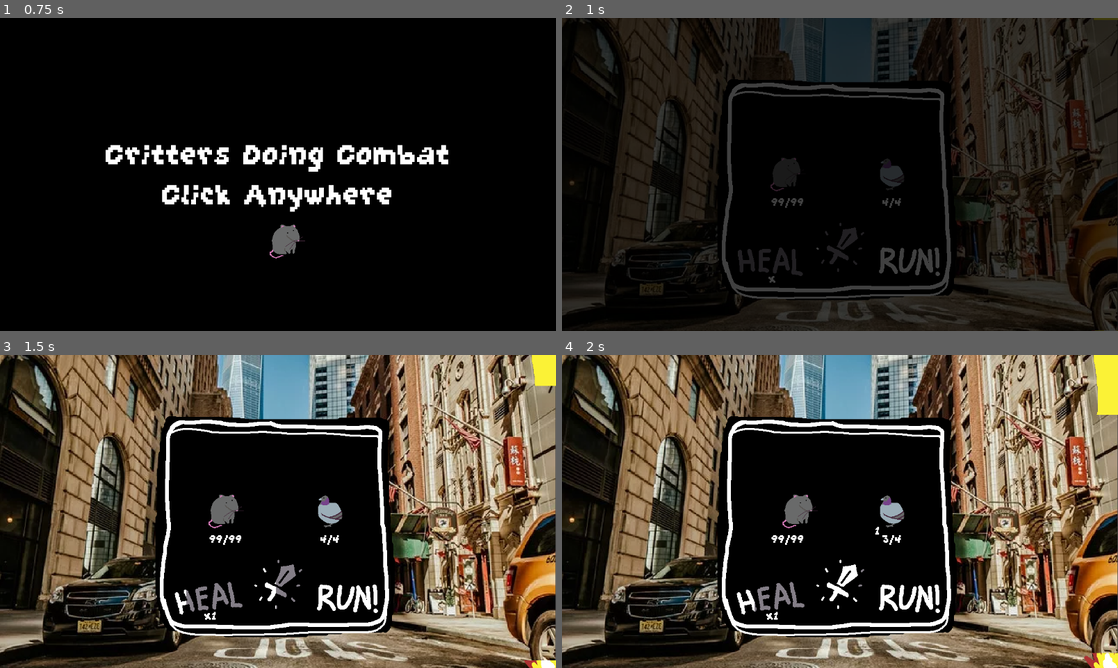
Above: before the commit, frames 1-4 (two rows, left to right).
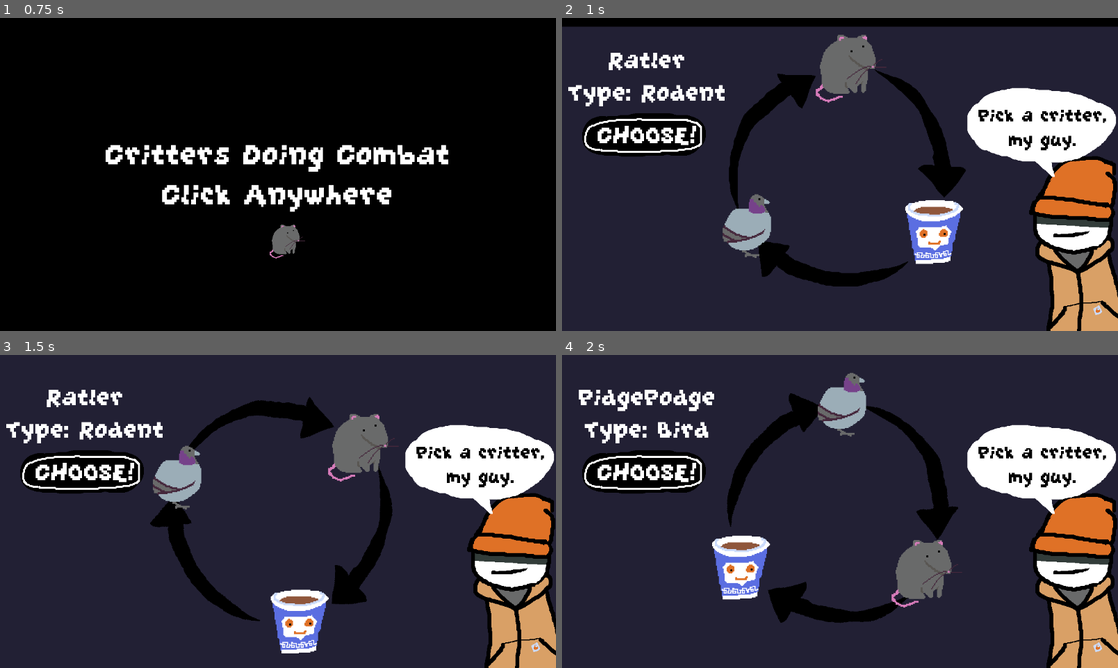
Above: after the commit, the same moments.

Repository: Stumpbeard/critters-doing-combat
Game: Godot game, scene res://game_shell.tscn
Same seed, same stepped clock (60 frames per second), same inputs: the game is played once before the commit and once after it.
Inputs (mouse positions are in pixels of both pictures, inside the frame that each line leads up to):
- Up to frame 1 (0.75 s): tap Enter at 0.5 s; move the mouse to (400, 158) at 0.52 s; click (400, 158) at 0.67 s
- Up to frame 2 (1 s): no input
- Up to frame 3 (1.5 s): tap Enter at 1.25 s; move the mouse to (211, 599) at 1.27 s; click (211, 599) at 1.42 s
- Up to frame 4 (2 s): no input

Frame 1 is identical in both runs. In frame 2, 82% of the frame differs, in the area x 0-100%, y 0-100%; in frame 3, 96%; in frame 4, 95%.

Commit message:
Create critter picker

Diff:
--- a/battle_box.gd
+++ b/battle_box.gd
@@ -5,6 +5,7 @@
 signal heal_used
 signal killed_boss
 
+@export var player_scene: PackedScene = preload("res://ratler.tscn")
 @export var enemy_scene: PackedScene = preload("res://pidge_podge.tscn")
 @export var boss_scene: PackedScene = preload("res://roachmeiser.tscn")
 
@@ -13,6 +14,7 @@
 var enemies_killed = {}
 var level_info = {"level": 1, "to_next_level": 1, "hp": 0, "strength": 0, "speed": 0, "kill_dollars": 0}
 var running_away
+var player
 
 var special_attack_readied = false
 
@@ -26,6 +28,7 @@
 	add_child(enemy)
 	enemy.connect("attacked", _on_attacked)
 	enemy.connect("enemy_died", _on_enemy_died)
+	player = player_scene.instantiate()
 
 
 func _on_enemy_died(critter_type, was_boss=false):
@@ -45,6 +48,10 @@
 			enemy_name = "Rat-O-Copter"
 		6:
 			enemy_name = "Baggo"
+		7:
+			enemy_name = "Mousle"
+		8:
+			enemy_name = "Coffeeny"
 	if enemy_name in enemies_killed:
 		enemies_killed[enemy_name] += 1
 	else:
--- /dev/null
+++ b/choose_critter_button.gd
@@ -0,0 +1,18 @@
+extends Area2D
+
+signal choose_critter_button_pressed
+
+
+
+func _on_mouse_entered():
+	$Sprite2D.rotation_degrees = -10
+
+
+func _on_mouse_exited():
+	$Sprite2D.rotation_degrees = 0
+
+
+func _on_input_event(_viewport, event, _shape_idx):
+	if event is InputEventMouseButton:
+		if !event.pressed && event.button_index == 1:
+			emit_signal("choose_critter_button_pressed")
--- /dev/null
+++ b/choose_critter_button.tscn
@@ -0,0 +1,22 @@
+[gd_scene load_steps=4 format=3 uid="uid://crcjwi7yays2c"]
+
+[ext_resource type="Script" path="res://choose_critter_button.gd" id="1_mxbk2"]
+[ext_resource type="Texture2D" uid="uid://dcaa2giaxtftn" path="res://choose-button.png" id="1_wxcgv"]
+
+[sub_resource type="CapsuleShape2D" id="CapsuleShape2D_ds080"]
+radius = 65.0
+height = 298.0
+
+[node name="ChooseCritterButton" type="Area2D"]
+script = ExtResource("1_mxbk2")
+
+[node name="Sprite2D" type="Sprite2D" parent="."]
+texture = ExtResource("1_wxcgv")
+
+[node name="CollisionShape2D" type="CollisionShape2D" parent="."]
+rotation = 1.5708
+shape = SubResource("CapsuleShape2D_ds080")
+
+[connection signal="input_event" from="." to="." method="_on_input_event"]
+[connection signal="mouse_entered" from="." to="." method="_on_mouse_entered"]
+[connection signal="mouse_exited" from="." to="." method="_on_mouse_exited"]
--- a/city_area.tscn
+++ b/city_area.tscn
@@ -1,11 +1,13 @@
-[gd_scene load_steps=4 format=3 uid="uid://bskdvt4sipe0v"]
+[gd_scene load_steps=5 format=3 uid="uid://bskdvt4sipe0v"]
 
 [ext_resource type="PackedScene" uid="uid://blbqohwbtfii1" path="res://game.tscn" id="1_di7p8"]
 [ext_resource type="Script" path="res://city_area.gd" id="2_dd77r"]
+[ext_resource type="PackedScene" uid="uid://cna3iqsht4uxl" path="res://mousle.tscn" id="3_0ucmb"]
 [ext_resource type="PackedScene" uid="uid://bdgln3d0y1rt8" path="res://rat_o_copter.tscn" id="3_148xa"]
 
 [node name="CityArea" instance=ExtResource("1_di7p8")]
 script = ExtResource("2_dd77r")
 
 [node name="BattleBox" parent="." index="1"]
+enemy_scene = ExtResource("3_0ucmb")
 boss_scene = ExtResource("3_148xa")
--- /dev/null
+++ b/coffeeny.tscn
@@ -0,0 +1,9 @@
+[gd_scene load_steps=3 format=3 uid="uid://b3qpavrhpgcak"]
+
+[ext_resource type="PackedScene" uid="uid://bh2n0m85774ex" path="res://critter.tscn" id="1_5tgg8"]
+[ext_resource type="Texture2D" uid="uid://5p5smus6yekq" path="res://coffeeny.png" id="2_avc7v"]
+
+[node name="Coffeeny" instance=ExtResource("1_5tgg8")]
+texture = ExtResource("2_avc7v")
+critter_type = 8
+status_types = Array[int]([1])
--- a/critter.gd
+++ b/critter.gd
@@ -4,7 +4,7 @@
 signal hero_died
 signal enemy_died
 
-enum Critters { RATLER, PIDGE_PODGE, PIZZALING, GULLMEYER, ROACHMEISER, RATOCOPTER, BAGGO }
+enum Critters { RATLER, PIDGE_PODGE, PIZZALING, GULLMEYER, ROACHMEISER, RATOCOPTER, BAGGO, MOUSLE, COFFEENY }
 enum Types { RODENT, TRASH, BIRD, HOLY, DEVIL }
 
 @export var is_villain = false
--- /dev/null
+++ b/critter_pick.gd
@@ -0,0 +1,110 @@
+extends Control
+
+signal critter_chosen
+
+enum {RATLER, COFFEENY, PIDGEPODGE}
+
+var spinning = false
+
+var top_critter_tween
+
+func set_spinning(val):
+	spinning = val
+
+
+func find_top_critter():
+	if $Wheel/RatlerSelect.global_position.y < 120:
+		$ChosenText.text = "Ratler\nType: Rodent"
+		return $Wheel/RatlerSelect/Sprite2D
+	if $Wheel/CoffeenySelect.global_position.y < 120:
+		$ChosenText.text = "Coffeeny\nType: Trash"
+		return $Wheel/CoffeenySelect/Sprite2D
+	if $Wheel/PidgePodgeSelect.global_position.y < 120:
+		$ChosenText.text = "PidgePodge\nType: Bird"
+		return $Wheel/PidgePodgeSelect/Sprite2D
+
+
+func _physics_process(delta):
+	find_top_critter()
+	if spinning:
+		top_critter_tween.kill()
+		$Wheel/RatlerSelect/Sprite2D.offset.y = 0
+		$Wheel/CoffeenySelect/Sprite2D.offset.y = 0
+		$Wheel/PidgePodgeSelect/Sprite2D.offset.y = 0
+		return
+	if !top_critter_tween || !top_critter_tween.is_valid():
+		top_critter_tween = create_tween()
+		top_critter_tween.set_loops()
+		top_critter_tween.tween_property(find_top_critter(), "offset:y", -8, 0.05)
+		top_critter_tween.tween_property(find_top_critter(), "offset:y", 0, 0.05)
+		top_critter_tween.tween_interval(1.0)
+
+func spin_one():
+	spinning = true
+	var tween = create_tween()
+	tween.tween_property($Wheel, "rotation_degrees", $Wheel.rotation_degrees + 120, 0.3).set_trans(Tween.TRANS_QUAD).set_ease(Tween.EASE_OUT)
+	tween.parallel()
+	tween.tween_property($Wheel/RatlerSelect, "rotation_degrees", $Wheel/RatlerSelect.rotation_degrees - 120, 0.3).set_trans(Tween.TRANS_QUAD).set_ease(Tween.EASE_OUT)
+	tween.parallel()
+	tween.tween_property($Wheel/CoffeenySelect, "rotation_degrees", $Wheel/CoffeenySelect.rotation_degrees - 120, 0.3).set_trans(Tween.TRANS_QUAD).set_ease(Tween.EASE_OUT)
+	tween.parallel()
+	tween.tween_property($Wheel/PidgePodgeSelect, "rotation_degrees", $Wheel/PidgePodgeSelect.rotation_degrees - 120, 0.3).set_trans(Tween.TRANS_QUAD).set_ease(Tween.EASE_OUT)
+	tween.tween_callback(set_spinning.bind(false))
+
+func spin_two():
+	spinning = true
+	var tween = create_tween()
+	tween.tween_property($Wheel, "rotation_degrees", $Wheel.rotation_degrees + 240, 0.3).set_trans(Tween.TRANS_QUAD).set_ease(Tween.EASE_OUT)
+	tween.parallel()
+	tween.tween_property($Wheel/RatlerSelect, "rotation_degrees", $Wheel/RatlerSelect.rotation_degrees - 240, 0.3).set_trans(Tween.TRANS_QUAD).set_ease(Tween.EASE_OUT)
+	tween.parallel()
+	tween.tween_property($Wheel/CoffeenySelect, "rotation_degrees", $Wheel/CoffeenySelect.rotation_degrees - 240, 0.3).set_trans(Tween.TRANS_QUAD).set_ease(Tween.EASE_OUT)
+	tween.parallel()
+	tween.tween_property($Wheel/PidgePodgeSelect, "rotation_degrees", $Wheel/PidgePodgeSelect.rotation_degrees - 240, 0.3).set_trans(Tween.TRANS_QUAD).set_ease(Tween.EASE_OUT)
+	tween.tween_callback(set_spinning.bind(false))
+
+
+func _on_ratler_select_input_event(_viewport, event, _shape_idx):
+	if spinning:
+		return
+	if event is InputEventMouseButton:
+		if event.pressed && event.button_index == 1:
+			if $Wheel/RatlerSelect/Sprite2D.global_position.y < 120:
+				return
+			elif $Wheel/RatlerSelect/Sprite2D.global_position.x < 1152/2:
+				spin_one()
+			else:
+				spin_two()
+
+
+func _on_coffeeny_select_input_event(_viewport, event, _shape_idx):
+	if spinning:
+		return
+	if event is InputEventMouseButton:
+		if event.pressed && event.button_index == 1:
+			if $Wheel/CoffeenySelect/Sprite2D.global_position.y < 120:
+				return
+			elif $Wheel/CoffeenySelect/Sprite2D.global_position.x < 1152/2:
+				spin_one()
+			else:
+				spin_two()
+
+
+func _on_pidge_podge_select_input_event(_viewport, event, _shape_idx):
+	if spinning:
+		return
+	if event is InputEventMouseButton:
+		if event.pressed && event.button_index == 1:
+			if $Wheel/PidgePodgeSelect/Sprite2D.global_position.y < 120:
+				return
+			elif $Wheel/PidgePodgeSelect/Sprite2D.global_position.x < 1152/2:
+				spin_one()
+			else:
+				spin_two()
+
+
+func _on_choose_critter_button_choose_critter_button_pressed():
+	if spinning:
+		return
+	var critter = $ChosenText.text.split("\n")[0]
+	emit_signal("critter_chosen", critter)
--- /dev/null
+++ b/critter_pick.tscn
@@ -0,0 +1,128 @@
+[gd_scene load_steps=16 format=3 uid="uid://06mg60yat2qo"]
+
+[ext_resource type="Texture2D" uid="uid://ms8n1m4of7ro" path="res://professor.png" id="1_3qfef"]
+[ext_resource type="Script" path="res://critter_pick.gd" id="1_5ky12"]
+[ext_resource type="Texture2D" uid="uid://cog5hs7qip2gd" path="res://select-circle.png" id="2_658vn"]
+[ext_resource type="Texture2D" uid="uid://crjrunb50mql4" path="res://prof-speech-bubble.png" id="3_kh5mh"]
+[ext_resource type="Texture2D" uid="uid://c35vdosodfbcw" path="res://ratler.png" id="4_8jr6m"]
+[ext_resource type="PackedScene" uid="uid://gtxesqctsrwo" path="res://typing_text.tscn" id="4_m67vl"]
+[ext_resource type="FontFile" uid="uid://d2b1w5gku8n4v" path="res://GrapeSoda.ttf" id="5_0gi8d"]
+[ext_resource type="Texture2D" uid="uid://5p5smus6yekq" path="res://coffeeny.png" id="5_jg217"]
+[ext_resource type="Texture2D" uid="uid://dcib4rbcrshxd" path="res://pidgepodge.png" id="6_8uxen"]
+[ext_resource type="PackedScene" uid="uid://crcjwi7yays2c" path="res://choose_critter_button.tscn" id="10_wxd6a"]
+
+[sub_resource type="LabelSettings" id="LabelSettings_48t4x"]
+resource_local_to_scene = true
+font = ExtResource("5_0gi8d")
+font_size = 48
+font_color = Color(0, 0, 0, 1)
+
+[sub_resource type="CircleShape2D" id="CircleShape2D_ddqct"]
+radius = 93.0054
+
+[sub_resource type="CircleShape2D" id="CircleShape2D_0kfif"]
+radius = 97.0052
+
+[sub_resource type="CircleShape2D" id="CircleShape2D_xmagu"]
+radius = 91.0879
+
+[sub_resource type="LabelSettings" id="LabelSettings_mde8s"]
+resource_local_to_scene = true
+font = ExtResource("5_0gi8d")
+font_size = 64
+
+[node name="CritterPick" type="Control"]
+layout_mode = 3
+anchors_preset = 15
+anchor_right = 1.0
+anchor_bottom = 1.0
+grow_horizontal = 2
+grow_vertical = 2
+mouse_filter = 2
+script = ExtResource("1_5ky12")
+
+[node name="BG" type="ColorRect" parent="."]
+layout_mode = 1
+anchors_preset = 15
+anchor_right = 1.0
+anchor_bottom = 1.0
+grow_horizontal = 2
+grow_vertical = 2
+mouse_filter = 2
+color = Color(0.133333, 0.12549, 0.203922, 1)
+
+[node name="Professor" type="Sprite2D" parent="."]
+position = Vector2(1060, 467)
+texture = ExtResource("1_3qfef")
+
+[node name="Bubble" type="Sprite2D" parent="Professor"]
+position = Vector2(-66, -230)
+texture = ExtResource("3_kh5mh")
+
+[node name="TypingText" parent="Professor/Bubble" instance=ExtResource("4_m67vl")]
+offset_left = -131.0
+offset_top = -60.0
+offset_right = -172.0
+offset_bottom = -142.0
+text = "Pick a critter,
+my guy."
+label_settings = SubResource("LabelSettings_48t4x")
+text_size = 48
+text_color = Color(0, 0, 0, 1)
+
+[node name="Wheel" type="Sprite2D" parent="."]
+position = Vector2(576, 324)
+texture = ExtResource("2_658vn")
+
+[node name="RatlerSelect" type="Area2D" parent="Wheel"]
+position = Vector2(22, -219)
+
+[node name="Sprite2D" type="Sprite2D" parent="Wheel/RatlerSelect"]
+scale = Vector2(2, 2)
+texture = ExtResource("4_8jr6m")
+metadata/_edit_lock_ = true
+
+[node name="CollisionShape2D" type="CollisionShape2D" parent="Wheel/RatlerSelect"]
+shape = SubResource("CircleShape2D_ddqct")
+
+[node name="CoffeenySelect" type="Area2D" parent="Wheel"]
+position = Vector2(199, 117)
+
+[node name="Sprite2D" type="Sprite2D" parent="Wheel/CoffeenySelect"]
+scale = Vector2(2, 2)
+texture = ExtResource("5_jg217")
+metadata/_edit_lock_ = true
+
+[node name="CollisionShape2D" type="CollisionShape2D" parent="Wheel/CoffeenySelect"]
+shape = SubResource("CircleShape2D_0kfif")
+
+[node name="PidgePodgeSelect" type="Area2D" parent="Wheel"]
+position = Vector2(-193, 107)
+
+[node name="Sprite2D" type="Sprite2D" parent="Wheel/PidgePodgeSelect"]
+scale = Vector2(2, 2)
+texture = ExtResource("6_8uxen")
+metadata/_edit_lock_ = true
+
+[node name="CollisionShape2D" type="CollisionShape2D" parent="Wheel/PidgePodgeSelect"]
+shape = SubResource("CircleShape2D_xmagu")
+
+[node name="ChosenText" parent="." instance=ExtResource("4_m67vl")]
+layout_mode = 1
+offset_left = 13.0
+offset_top = 55.0
+offset_right = -811.0
+offset_bottom = -459.0
+text = "Ratler
+Type: Rodent"
+label_settings = SubResource("LabelSettings_mde8s")
+text_size = 64
+reveal = false
+
+[node name="ChooseCritterButton" parent="." instance=ExtResource("10_wxd6a")]
+position = Vector2(170, 242)
+
+[connection signal="input_event" from="Wheel/RatlerSelect" to="." method="_on_ratler_select_input_event"]
+[connection signal="input_event" from="Wheel/CoffeenySelect" to="." method="_on_coffeeny_select_input_event"]
+[connection signal="input_event" from="Wheel/PidgePodgeSelect" to="." method="_on_pidge_podge_select_input_event"]
+[connection signal="choose_critter_button_pressed" from="ChooseCritterButton" to="." method="_on_choose_critter_button_choose_critter_button_pressed"]
--- a/game_shell.gd
+++ b/game_shell.gd
@@ -18,17 +18,10 @@
 
 var level_up_info = {"level": 1, "to_next_level": 1, "hp": 0, "strength": 0, "speed": 0, "kill_dollars": 0}
 
+func _on_intro_screen_start_game():
+	var tween = create_tween()
+	tween.tween_property($IntroScreen, "position:y", -648, 0.3).set_ease(Tween.EASE_OUT).set_trans(Tween.TRANS_QUAD)
 
-func _on_intro_screen_start_game():
-	create_tween().tween_property($BlackFade, "color:a", 1.0, 0.2)
-	await get_tree().create_timer(0.2).timeout
-	var city_level = city_level_scene.instantiate()
-	city_level.connect("battle_over", _on_battle_to_subway)
-	city_level.get_node("BattleBox").connect("heal_used", _on_heal_used)
-	add_child(city_level)
-	battle_scene = city_level
-	$IntroScreen.queue_free()
-	create_tween().tween_property($BlackFade, "color:a", 0.0, 0.2)
 
 func _on_heal_used():
 	heals = max(0, heals - 1)
@@ -126,3 +119,16 @@
 	level_up_info["kill_dollars"] -= level_up_info["speed"] + 1
 	level_up_info["speed"] += 1
 	level_up_info["level"] += 1
+
+
+func _on_critter_pick_critter_chosen(critter_type):
+	create_tween().tween_property($BlackFade, "color:a", 1.0, 0.2)
+	await get_tree().create_timer(0.2).timeout
+	var city_level = city_level_scene.instantiate()
+	city_level.connect("battle_over", _on_battle_to_subway)
+	city_level.get_node("BattleBox").connect("heal_used", _on_heal_used)
+	add_child(city_level)
+	battle_scene = city_level
+	$IntroScreen.queue_free()
+	$CritterPick.queue_free()
+	create_tween().tween_property($BlackFade, "color:a", 0.0, 0.2)
--- a/game_shell.tscn
+++ b/game_shell.tscn
@@ -1,7 +1,8 @@
-[gd_scene load_steps=3 format=3 uid="uid://cw468y6s1rd0f"]
+[gd_scene load_steps=4 format=3 uid="uid://cw468y6s1rd0f"]
 
 [ext_resource type="Script" path="res://game_shell.gd" id="1_kbsvt"]
 [ext_resource type="PackedScene" uid="uid://b5pthvjwwk5wk" path="res://intro_screen.tscn" id="1_ou5oh"]
+[ext_resource type="PackedScene" uid="uid://06mg60yat2qo" path="res://critter_pick.tscn" id="2_odlu0"]
 
 [node name="GameShell" type="Control"]
 layout_mode = 3
@@ -12,6 +13,9 @@
 grow_vertical = 2
 mouse_filter = 2
 script = ExtResource("1_kbsvt")
+
+[node name="CritterPick" parent="." instance=ExtResource("2_odlu0")]
+layout_mode = 1
 
 [node name="IntroScreen" parent="." instance=ExtResource("1_ou5oh")]
 layout_mode = 1
@@ -27,4 +31,5 @@
 mouse_filter = 2
 color = Color(0, 0, 0, 0)
 
+[connection signal="critter_chosen" from="CritterPick" to="." method="_on_critter_pick_critter_chosen"]
 [connection signal="start_game" from="IntroScreen" to="." method="_on_intro_screen_start_game"]
--- /dev/null
+++ b/mousle.tscn
@@ -0,0 +1,11 @@
+[gd_scene load_steps=3 format=3 uid="uid://cna3iqsht4uxl"]
+
+[ext_resource type="PackedScene" uid="uid://bh2n0m85774ex" path="res://critter.tscn" id="1_1f6eg"]
+[ext_resource type="Texture2D" uid="uid://bft5gida7p5ym" path="res://mousle.png" id="2_w0bmf"]
+
+[node name="Mousle" instance=ExtResource("1_1f6eg")]
+texture = ExtResource("2_w0bmf")
+max_health = 5
+current_health = 5
+damage_value = [1, 1]
+critter_type = 7
--- a/pidge_podge.tscn
+++ b/pidge_podge.tscn
@@ -10,4 +10,4 @@
 attack_speed = 1.3
 damage_value = [1, 2]
 critter_type = 1
-status_types = Array[int]([2, 0])
+status_types = Array[int]([2])
--- a/project.godot
+++ b/project.godot
@@ -31,5 +31,6 @@
 textures/canvas_textures/default_texture_filter=0
 renderer/rendering_method="gl_compatibility"
 renderer/rendering_method.mobile="gl_compatibility"
+environment/defaults/default_clear_color=Color(0, 0, 0, 1)
 2d/snap/snap_2d_transforms_to_pixel=true
 2d/snap/snap_2d_vertices_to_pixel=true
--- a/ratler.tscn
+++ b/ratler.tscn
@@ -3,6 +3,4 @@
 [ext_resource type="PackedScene" uid="uid://bh2n0m85774ex" path="res://critter.tscn" id="1_bfgel"]
 
 [node name="Ratler" instance=ExtResource("1_bfgel")]
-max_health = 99
-current_health = 99
-damage_value = [1, 1]
+damage_value = [1, 3]
Binary file added: choose-button.png
Not shown, added: choose-button.png.import
Not shown, added: coffeeny.png.import
Not shown, added: mousle.png.import
Binary file added: prof-speech-bubble.png
Not shown, added: prof-speech-bubble.png.import
Binary file added: professor.png
Not shown, added: professor.png.import
Binary file changed: scratchpad.aseprite
Binary file added: select-circle.png
Not shown, added: select-circle.png.import
Binary file added: select-critter-scratchpad.aseprite
